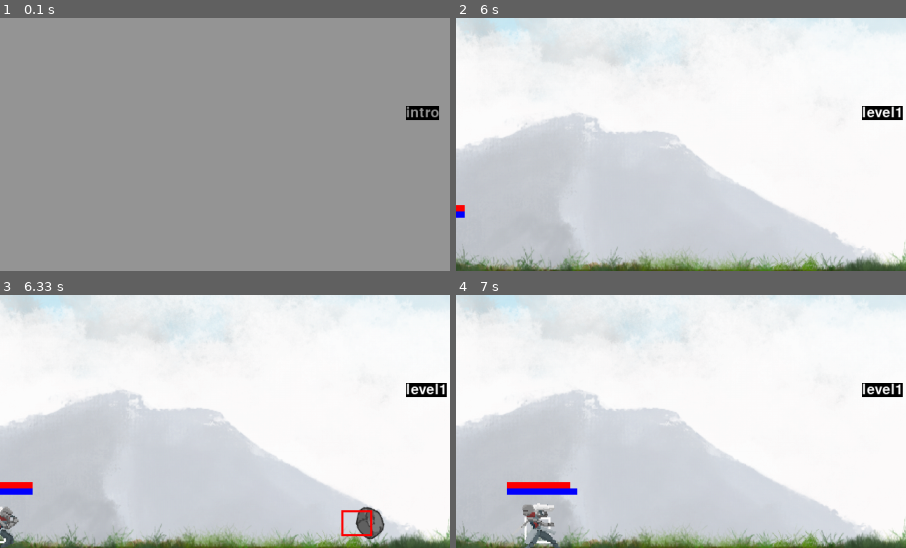
Above: before the commit, frames 1-4 (two rows, left to right).
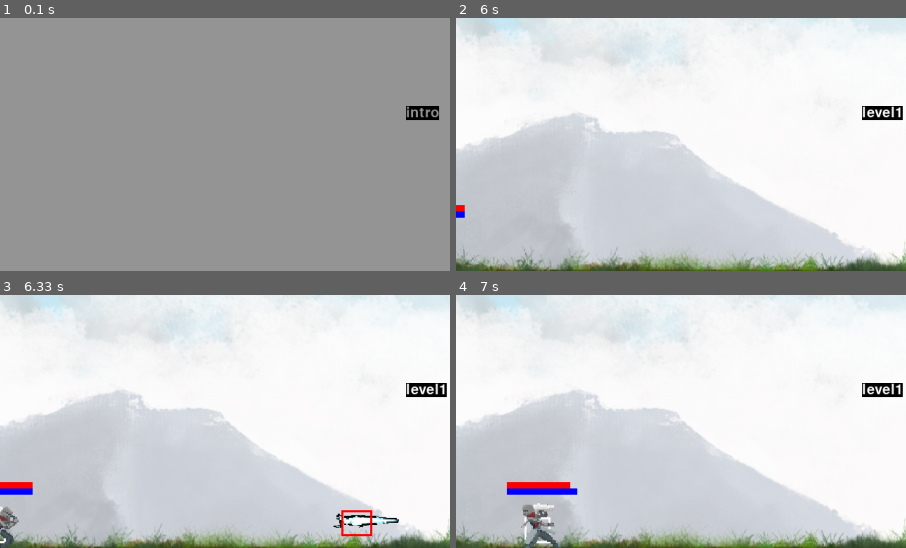
Above: after the commit, the same moments.

Repository: CSID-DGU/2022-1-OSSProj-GaCo-3
Game: pygame game, started from code/game.py
The game is run twice, just before and just after one commit, with the same random seed, the same clock (stepped at 60 frames per second) and the same inputs.
Inputs (mouse positions are % of the whole screen's width and height, from its top left):
- Up to frame 1 (0.1 s): no input
- Up to frame 2 (6 s): click (50, 50) at 0.38 s; tap Space at 4.9 s; hold Left 5.23-5.77 s; hold Left from 5.8 s (still down); tap Z at 5.87 s
- Up to frame 3 (6.33 s): tap Z at 6.17, 6.3 s; release Left at 6.2 s; hold Right from 6.23 s (still down)
- Up to frame 4 (7 s): tap Z at 6.6, 6.97 s; release Right at 6.87 s; hold Left from 6.9 s (still down)
The pictures show only the part of the screen within x 5-55%, y 33-83%; the shares and areas given below are measured in that part.

Frames 1-2 are identical in both runs. In frame 3, 0.8% of the frame differs, in the area x 74-89%, y 83-97%; in frame 4, nothing differs.

Commit message:
fix : abyss spell image change

Diff:
--- a/code/AbyssSpell.py
+++ b/code/AbyssSpell.py
@@ -10,7 +10,7 @@
         pygame.sprite.Sprite.__init__(self, groups)
         # 생성시 처음 이미지 지정 상속받는 각 몬스터 클래스에서 지정해줘야한다.
         self.display_surface = pygame.display.get_surface()
-        self.image = pygame.image.load('image/Monster/AbyssSpell/1.png').convert_alpha()
+        self.image = pygame.image.load('image/Monster/AbyssSpell/spell.png').convert_alpha()
         self.image = pygame.transform.scale(self.image, ABYSS_SPELL_SIZE)
         self.rect = self.image.get_rect(topleft=pos)
         self.hitbox = self.rect.inflate(-50, -30)  # 이미지 사각형의 크기 줄여 hitbox로 사용
@@ -20,7 +20,7 @@
         self.isAttack = False
 
         # graphic setup
-        self.import_assets('image/Monster/AbyssSpell')
+        self.import_assets('image/Monster/AbyssSpell/', ABYSS_SPELL_INFO)
         self.status = 'spell'
 
         # animation 바꿀 때 사용
@@ -39,9 +39,14 @@
 
         self.target_pos = 0 # 플레이어의 위치 정보
 
-    def import_assets(self, path):
+    def import_assets(self, path, MonsterInfo):
         self.spr = {'spell': []}
-        self.spr['spell'] = import_folder(path)
+
+        for spr_name in self.spr.keys():
+            self.spr[spr_name] = import_sprites_image(path, spr_name +'.png',
+                                                      MonsterInfo[spr_name]['idx'],
+                                                      MonsterInfo[spr_name]['size'])
+        #self.spr['spell'] = import_folder(path)
 
     def ON(self, target_pos, initial_pos):
         self.target_pos = target_pos # x value
--- a/code/abyss.py
+++ b/code/abyss.py
@@ -199,7 +199,7 @@
             self.hurt_time = pygame.time.get_ticks() # 공격 감지 직후 시간 체크. 쿨다운에서 비교할 시간
             self.can_hurt = False # self.coolsdown() 에서 쿨타임 지나면 다시 True로 바꿔줌
 
-            if not 'attack' in self.status:
+            if 'attack' not in self.status: # 몬스터가 공격하고 있지 않을 때만 hurt 모션으로 바꿔줌
                 self.status = 'hurtR' if self.look_direction == 1 else 'hurtL'
                 # 플레이어 어택박스가 사라지지 않고 몬스터를 계속 공격하는 현상 발견.
                 # 플레이어 어택박스 위치가 바뀌면 hurt상태를 벗어남. -> colission check 방식을 바꿔야하나?
--- a/code/settings.py
+++ b/code/settings.py
@@ -55,6 +55,7 @@
 
 # monster1 spell settings
 ABYSS_SPELL_SIZE = (100, 100)
+ABYSS_SPELL_INFO = {'spell': {'idx': 30, 'size': ABYSS_SPELL_SIZE}}
 
 # monster2 spell settings
 BRINGER_SPELL_SIZE = (560, 372)
Binary file removed: image/Monster/AbyssSpell/1.PNG
Binary file removed: image/Monster/AbyssSpell/2.PNG
Binary file removed: image/Monster/AbyssSpell/3.PNG
Binary file removed: image/Monster/AbyssSpell/4.PNG
Binary file removed: image/Monster/AbyssSpell/5.PNG
Binary file removed: image/Monster/AbyssSpell/6.PNG
Binary file removed: image/Monster/AbyssSpell/7.PNG
Binary file added: image/Monster/AbyssSpell/spell.png
